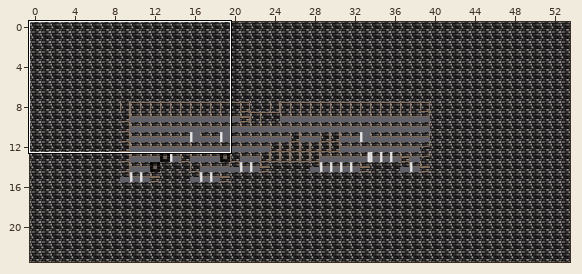
Tiled map, stored at naomi/assets/data/test_map3.tmx. Above, an overview of the earlier version with the close-up marked.
Close-up. Old version:
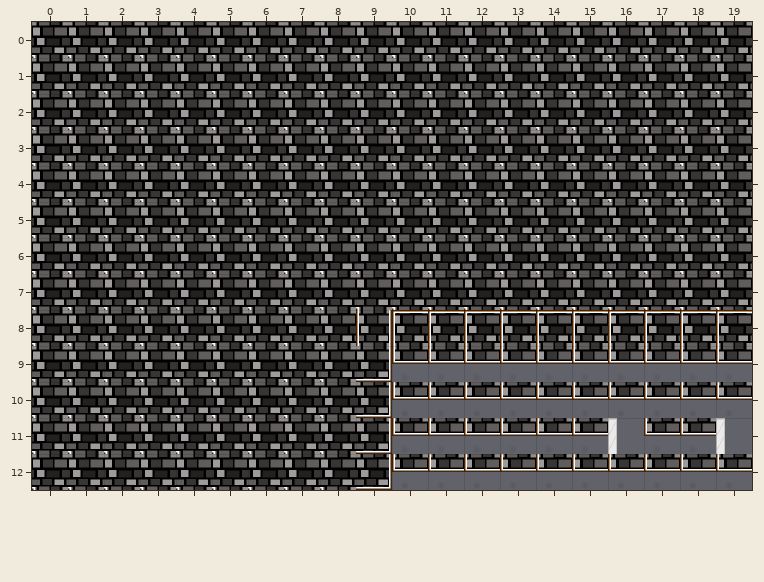
Cells are 64x64 px. Shown: x 0..19, y 0..12. The commit also changed other parts of the map, which this record leaves out.
After the commit:
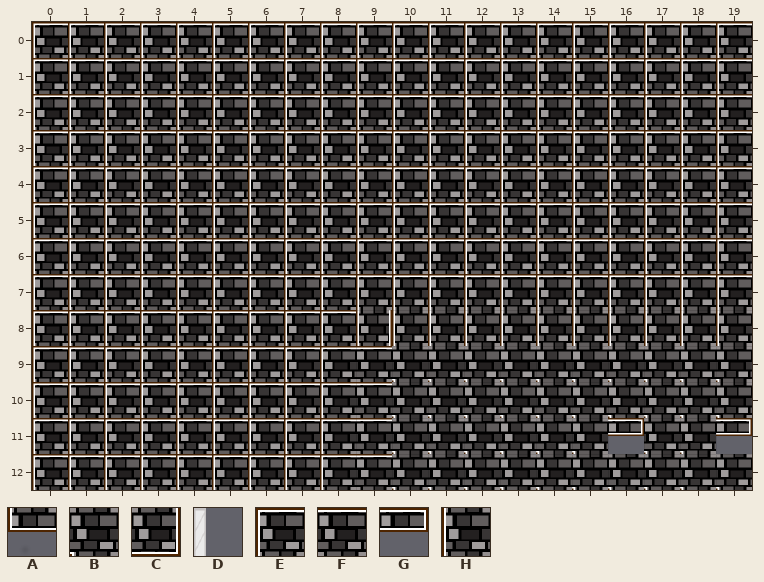
Key: from "brick_tiles": A 11, B 14, C 15, D 17, E 20, F 21, G 23, H 29.
_ is an empty cell.
Changes in this commit:
Layer "fundo":
y 9..10: x 10..19 AAAAAAAAAA -> BBBBBBBBBB
y 11: x 10..19 AAAAAADAAD -> BBBBBBGBBG
y 12: x 10..19 AAAAAAAAAA -> BBBBBBBBBB
Layer "fundoFundo":
y 0..7: x 0..19 BBBBBBBBBBBBBBBBBBBB -> EEEEEEEEEEEEEEEEEEEE
y 8..12: x 0..8 BBBBBBBBB -> EEEEEEEEE
Layer "Camada de Tiles 1":
y 8: x 10..19 EEEEEEEEEE -> HHHHHHHHHH
y 9..12: x 9 C -> F
Pixel boxes of the changes (left, top, right, bottom) in both close-ups:
changed: (32, 22, 752, 490)
